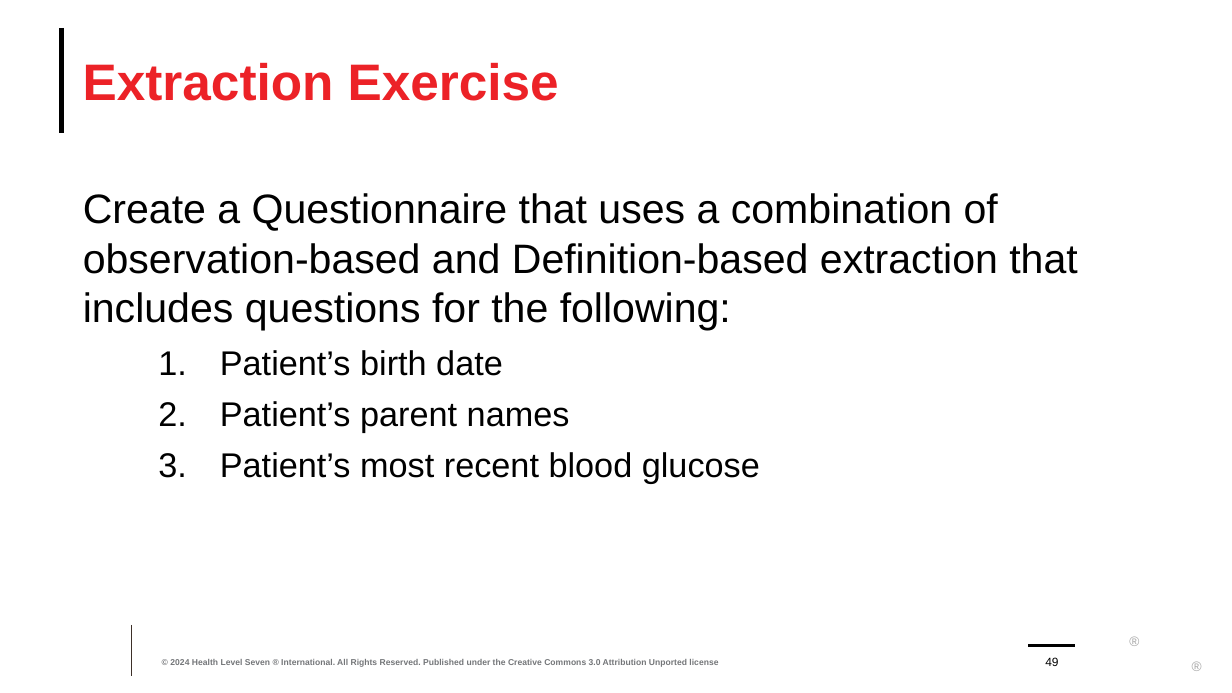
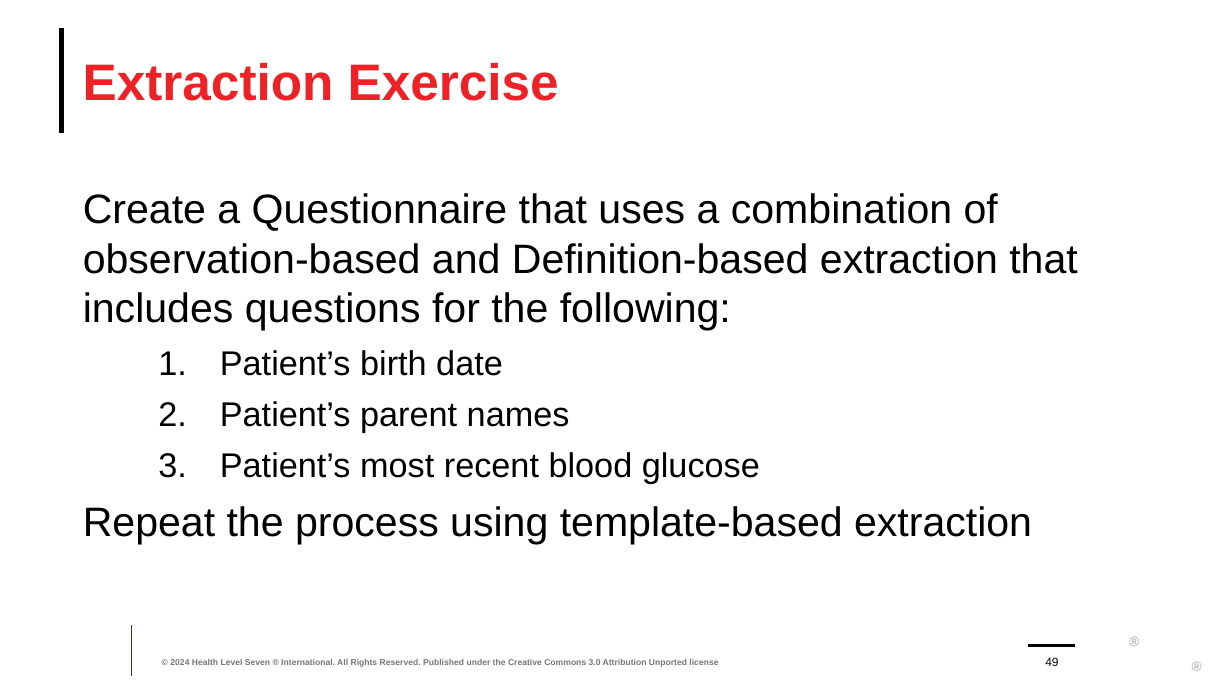
Before and after one commit to FHIR/documents, a slide deck: slide 49 of presentations/sdc/6-SDC-Extraction.pptx. Drawn at 1232x693 pixels with LibreOffice and Linux fonts; fonts in the diff are those of the drawing; background and template pictures are left out. Boxes give left, top, right and bottom in pixels: in the first picture for what was removed or moved away, otherwise in the second. Text is boxed around its words. In the diff, an @@ line names an element or a change of style, - is before the commit and + after.

```diff
--- a/presentations/sdc/6-SDC-Extraction.pptx
+++ b/presentations/sdc/6-SDC-Extraction.pptx
@@ text at (83, 506, 1032, 544): paragraph added @@
+Repeat the process using template-based extraction
```
Also in this commit, not shown: 2 other slides changed, 2 other files.
